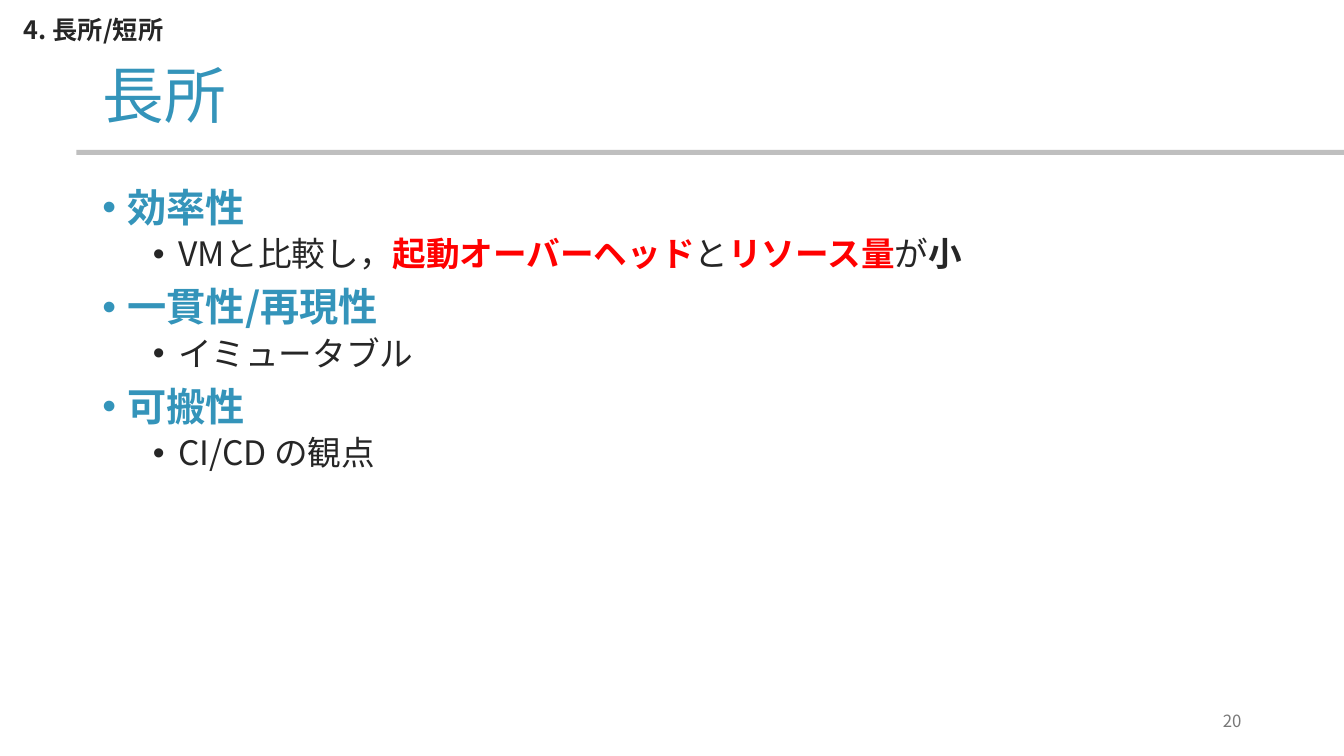
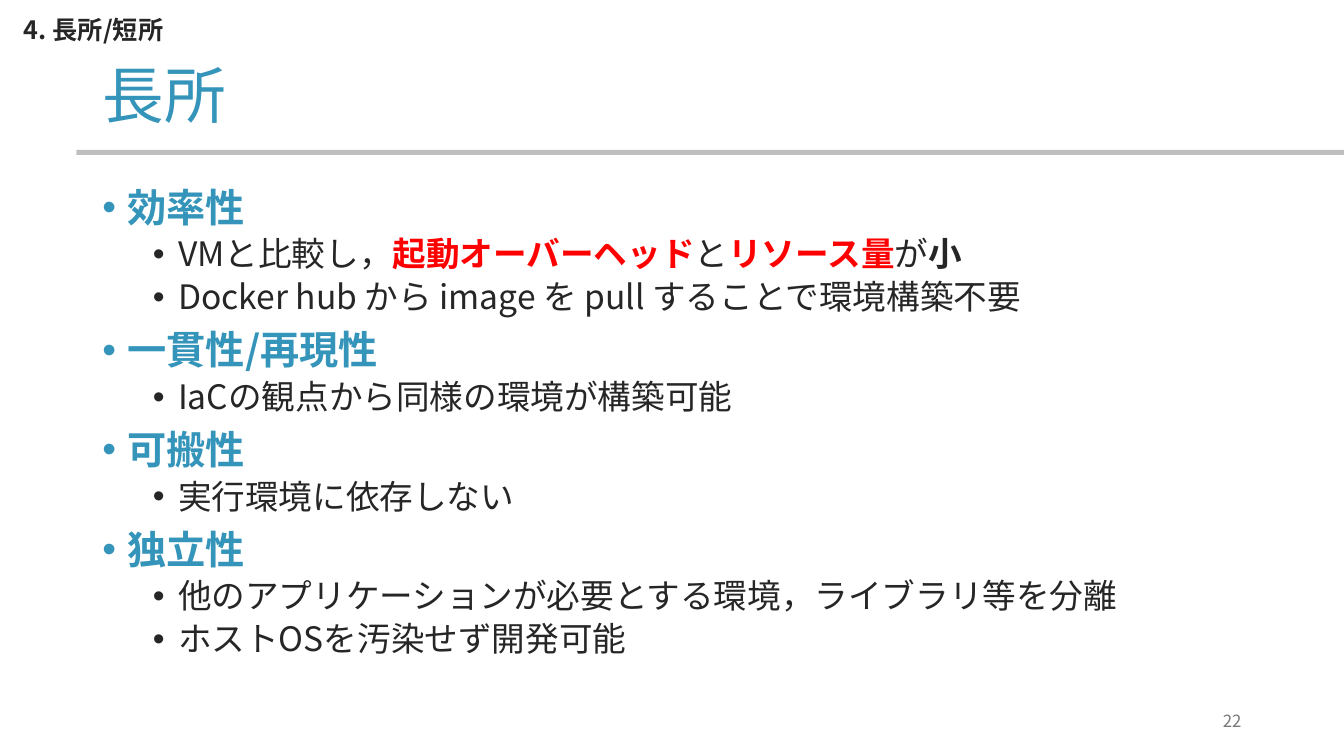
Before and after one commit to yamada-ai/java-prac, a slide deck: slide 22 of docker-container.pptx (slide 20 before the commit). Drawn at 1344x756 pixels with LibreOffice and Linux fonts; fonts in the diff are those of the drawing; background and template pictures are left out. Boxes give left, top, right and bottom in pixels: in the first picture for what was removed or moved away, otherwise in the second. Text is boxed around its words. In the diff, an @@ line names an element or a change of style, - is before the commit and + after.

Commit message:
pptx docker v6

```diff
--- a/docker-container.pptx
+++ b/docker-container.pptx
@@ text at [178, 280, 1021, 318]: paragraph added @@
+  • Docker hub から image を pull することで環境構築不要
@@ text at [178, 380, 732, 412]: text changed @@
-  • イミュータブル
+  • IaCの観点から同様の環境が構築可能
@@ text at [128, 480, 1117, 654]: text changed @@
-  • CI/CD の観点
+  • 実行環境に依存しない
+• 独立性
+  • 他のアプリケーションが必要とする環境，ライブラリ等を分離
+  • ホストOSを汚染せず開発可能
@@ page number at [1223, 714, 1242, 727]: text changed @@
-20
+22
```
Also in this commit, not shown: 7 other slides changed, 2 slides added.
